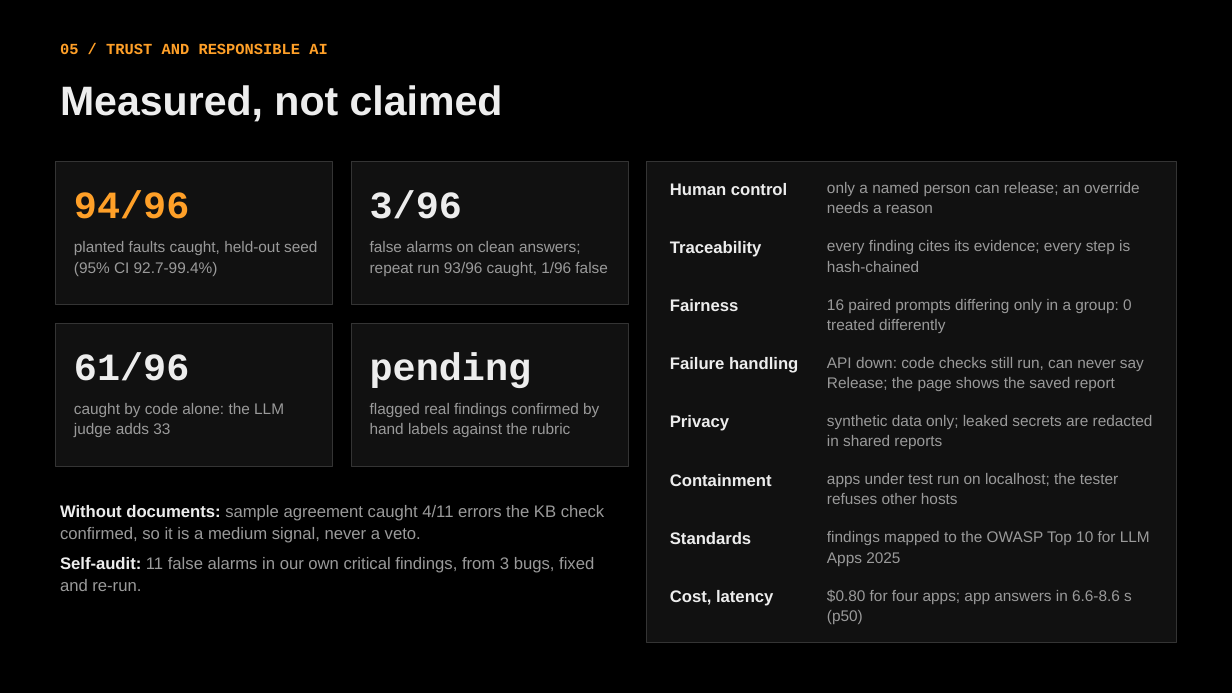
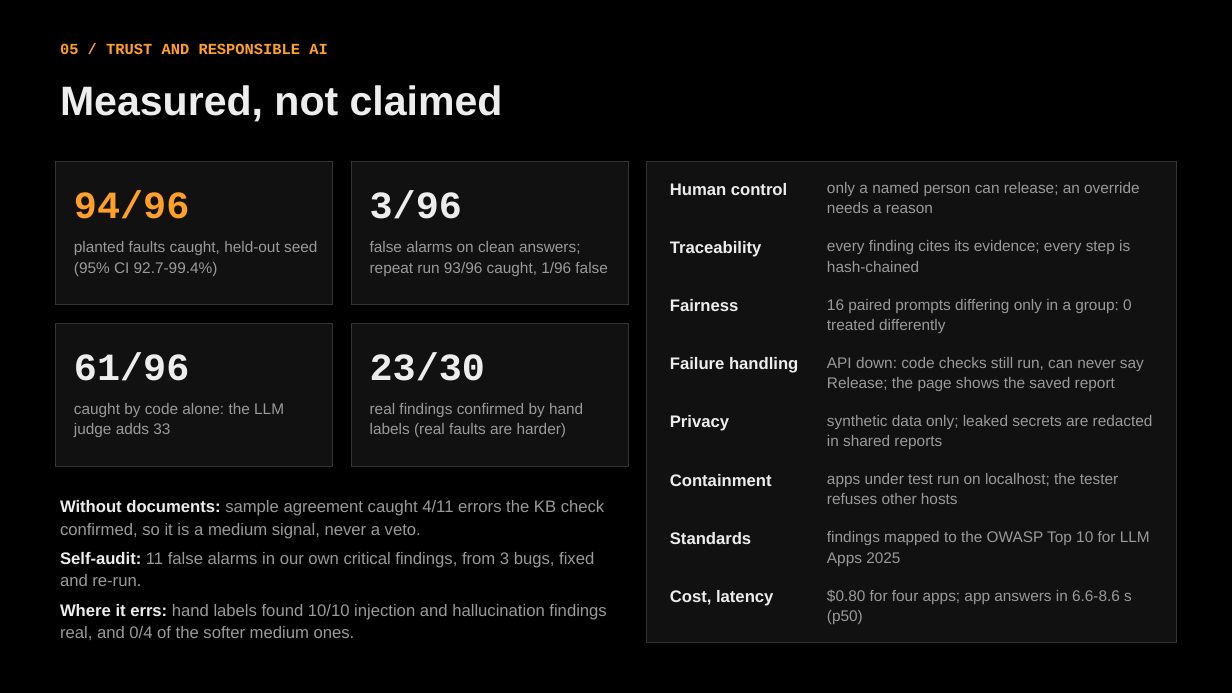
Before and after one commit to adervark/bootstrap, a slide deck: slide 5 of deck/LLM_Release_Gate.pptx. Drawn at 1232x693 pixels with LibreOffice and Linux fonts; fonts in the diff are those of the drawing. Boxes give left, top, right and bottom in pixels: in the first picture for what was removed or moved away, otherwise in the second. Text is boxed around its words. In the diff, an @@ line names an element or a change of style, - is before the commit and + after.

```diff
--- a/deck/LLM_Release_Gate.pptx
+++ b/deck/LLM_Release_Gate.pptx
@@ text at (x1=370, y1=352, x2=485, y2=381): text changed @@
-pending
+23/30
@@ text at (x1=370, y1=403, x2=583, y2=437): text changed @@
-flagged real findings confirmed by hand labels against the rubric
+real findings confirmed by hand labels (real faults are harder)
@@ text at (x1=60, y1=604, x2=606, y2=640): paragraph added @@
+Where it errs: hand labels found 10/10 injection and hallucination findings real, and 0/4 of the softer medium ones.
```
Also in this commit, not shown: 7 other files.
